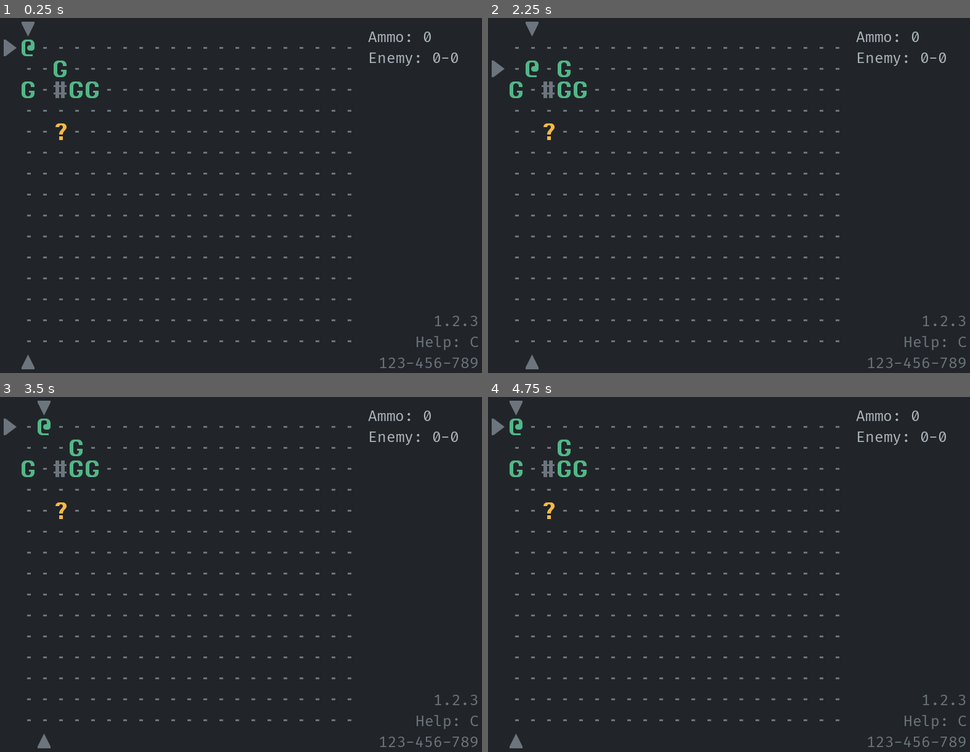
Above: before the commit, frames 1-4 (two rows, left to right).
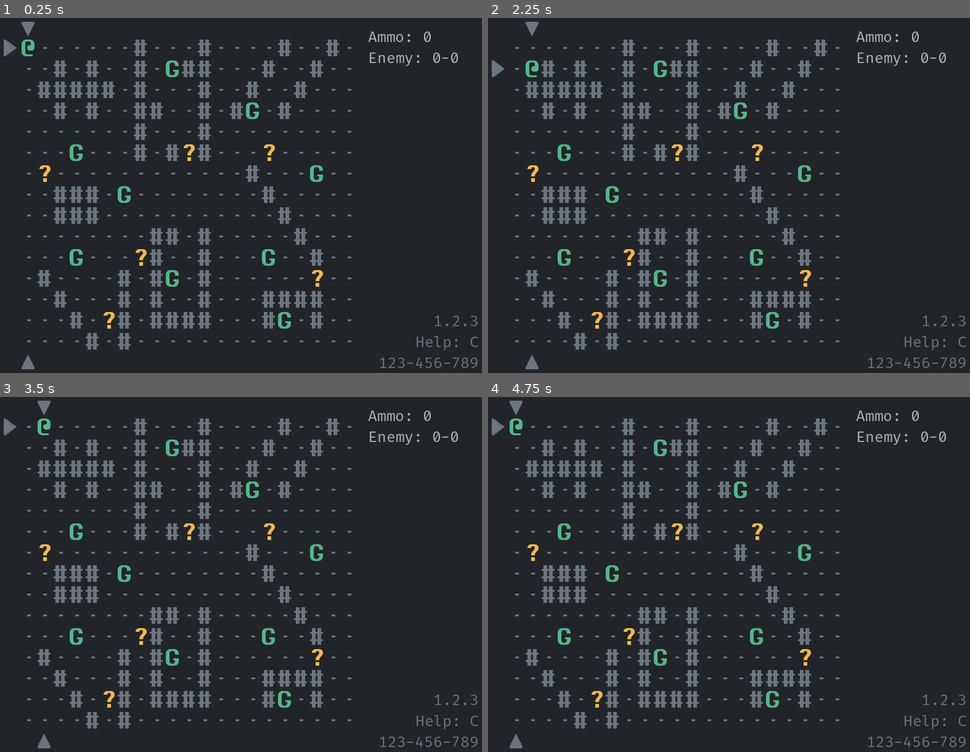
Above: after the commit, the same moments.

Repository: Bozar/godot-4-roguelike-demo
Game: Godot game, scene res://scene/main/main_game.tscn
Two runs of this game, one before a commit and one after it. Both use one fixed random seed, a clock stepped at 60 frames per second and the inputs below.
Inputs:
- Up to frame 1 (0.25 s): no input
- Up to frame 2 (2.25 s): tap Enter at 0.5, 2 s; hold Right (move_right) 0.53-1.28 s; tap Space (aim) at 0.6, 1.25, 1.35, 2.1 s; hold Down (move_down) 1.28-2.03 s; hold Right (move_right) from 2.03 s (still down)
- Up to frame 3 (3.5 s): tap Space (aim) at 2.75, 2.85 s; release Right (move_right) at 2.78 s; hold Up (move_up) from 2.78 s (still down)
- Up to frame 4 (4.75 s): tap Enter at 3.5 s; release Up (move_up) at 3.53 s; hold Left (move_left) from 3.53 s (still down); tap Space (aim) at 3.6, 4.25, 4.35 s

The runs differ from the first frame. In frame 1, 7.0% of the frame differs, in the area x 4-71%, y 6-94%; in frame 2, 7.0%; in frame 3, 7.0%; in frame 4, 7.0%.

Commit message:
Create a testing dungeon from text file.

Diff:
--- a/scene/main/init_world.gd
+++ b/scene/main/init_world.gd
@@ -3,6 +3,12 @@
 
 
 const INDICATOR_OFFSET: int = 32
+
+const PATH_TO_PREFAB: StringName = "resource/dungeon_prefab/dungeon.txt"
+
+const WALL_CHAR: StringName = "#"
+const TRAP_CHAR: StringName = "?"
+const GRUNT_CHAR: StringName = "G"
 
 
 func create_world() -> void:
@@ -11,9 +17,7 @@
 
     pc_coord = _create_pc(tagged_sprites)
     _create_floor(tagged_sprites)
-    _create_building(tagged_sprites)
-    _create_trap(tagged_sprites)
-    _create_actor(tagged_sprites)
+    _create_from_file(tagged_sprites)
     _create_indicator(pc_coord, tagged_sprites)
 
     SpriteFactory.create_sprites(tagged_sprites)
@@ -23,6 +27,28 @@
     var pc_coord: Vector2i = Vector2i(0, 0)
     tagged_sprites.push_back(CreateSprite.create_actor(SubTag.PC, pc_coord))
     return pc_coord
+
+
+func _create_from_file(tagged_sprites: Array[TaggedSprite]) -> void:
+    var parsed: ParsedFile = FileIo.read_as_line(PATH_TO_PREFAB)
+    if not parsed.parse_success:
+        return
+
+    var row: String
+
+    for y: int in parsed.output_line.keys():
+        row = parsed.output_line[y]
+        for x: int in range(0, row.length()):
+            match row[x]:
+                WALL_CHAR:
+                    tagged_sprites.push_back(CreateSprite.create_building(
+                            SubTag.WALL, Vector2i(x, y)))
+                GRUNT_CHAR:
+                    tagged_sprites.push_back(CreateSprite.create_actor(
+                            SubTag.GRUNT, Vector2i(x, y)))
+                TRAP_CHAR:
+                    tagged_sprites.push_back(CreateSprite.create_trap(
+                            SubTag.AMMO, Vector2i(x, y)))
 
 
 func _create_floor(tagged_sprites: Array[TaggedSprite]) -> void:
@@ -54,25 +80,3 @@
         new_offset = indicators[i][1]
         tagged_sprites.push_back(CreateSprite.create(MainTag.INDICATOR,
                 i, new_coord, new_offset))
-
-
-func _create_building(tagged_sprites: Array[TaggedSprite]) -> void:
-    tagged_sprites.push_back(CreateSprite.create_building(SubTag.WALL,
-            Vector2i(2, 2)))
-
-
-func _create_trap(tagged_sprites: Array[TaggedSprite]) -> void:
-    tagged_sprites.push_back(CreateSprite.create_trap(SubTag.AMMO,
-            Vector2i(2, 4)))
-
-
-func _create_actor(tagged_sprites: Array[TaggedSprite]) -> void:
-    var coords: Array[Vector2i] = [
-        Vector2i(4, 2),
-        Vector2i(3, 2),
-        Vector2i(0, 2),
-        Vector2i(2, 1),
-    ]
-
-    for i: Vector2i in coords:
-        tagged_sprites.push_back(CreateSprite.create_actor(SubTag.GRUNT, i))
Not shown, added: resource/dungeon_prefab/dungeon.txt
Not shown, added: resource/REXPaint/dungeon.xp
